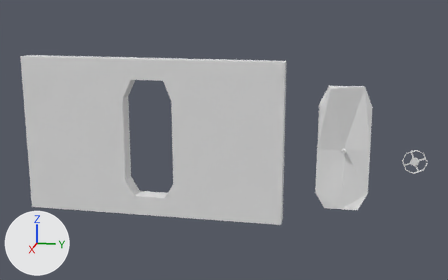
A saved change to the Blender file Assets/Models/Portas/Porta Eleltrica/PortaSalaDeMaquinas_SEMTEXTURA_PartesLadoALado.blend.
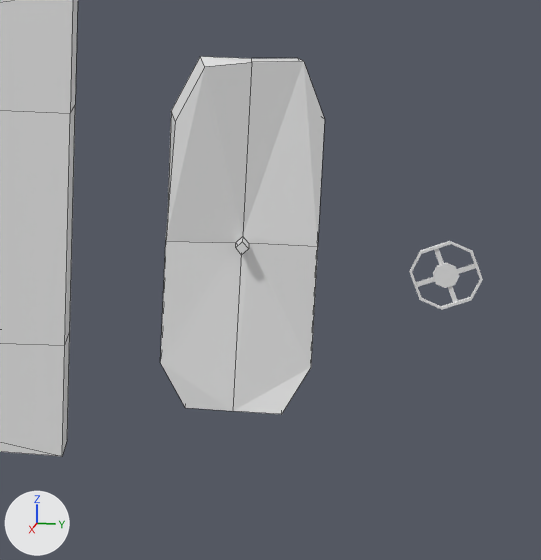
Each version appears first whole from a camera (50 mm lens) standing at (26.44, 7.17, 5.54) and looking at (4.39, 2.76, 0.03), and next in a close-up on the part from 58% to 100% of the width and 24% to 93% of the height. Lighting does not change. The marker at lower left points along +X, +Y and +Z. The last two pictures show the newer version. The close-ups show mesh edges as thin lines.
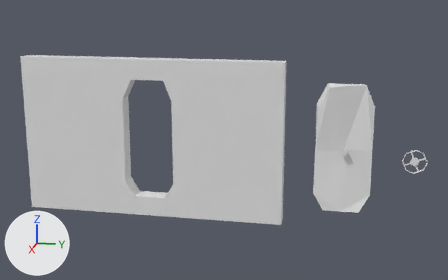
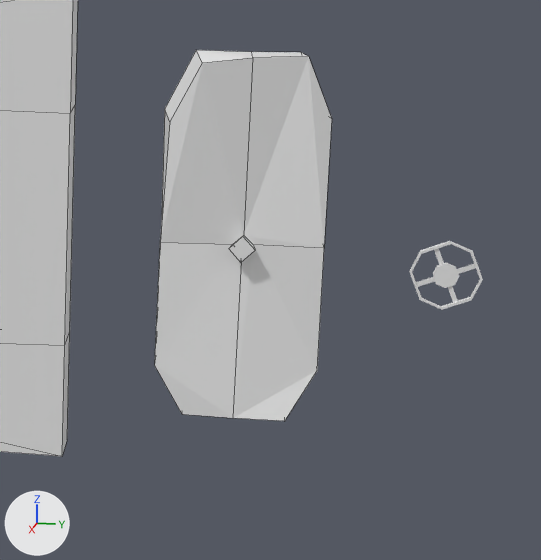
Where the newer file only moved an object's origin or applied its transform, the numbers keep the older frame.

What differs and where, as boxes [x1, y1, x2, y2] in the close-ups (541 x 560 px):
'porta', modifiers changed, rescaled (7% wider): before [160, 56, 325, 414]; after [155, 50, 332, 421]

The change, as a diff of the scene's bpy script:
```diff
--- a/Assets/Models/Portas/Porta Eleltrica/PortaSalaDeMaquinas_SEMTEXTURA_PartesLadoALado.blend.py
+++ b/Assets/Models/Portas/Porta Eleltrica/PortaSalaDeMaquinas_SEMTEXTURA_PartesLadoALado.blend.py
@@ me_cube_001 @@
 # used by ob_porta; location = (0.0, 0.0, 0.0); scale = (5.0, 5.0, 3.0)
-me_cube_001.from_pydata(...)  # 32 vertices, 22 faces; spans x 0.74..0.89, y 1.24..1.62, z -0.8..0.72
+me_cube_001.from_pydata(...)  # 32 vertices, 22 faces; spans x 3.68..4.45, y 6.19..8.09, z -2.39..2.15
+# me_cube_001 part 1: the whole mesh is scaled about the mesh origin by (5, 5, 3)
 me_cube_001.materials.append(mat_material)
@@ ob_porta @@
 ob_porta.location = (0.0, 0.0, 0.0)
-ob_porta.scale = (5.0, 5.0, 3.0)
+_m = ob_porta.modifiers.new('Solidify', 'SOLIDIFY')
+_m.thickness = 0.1
```
